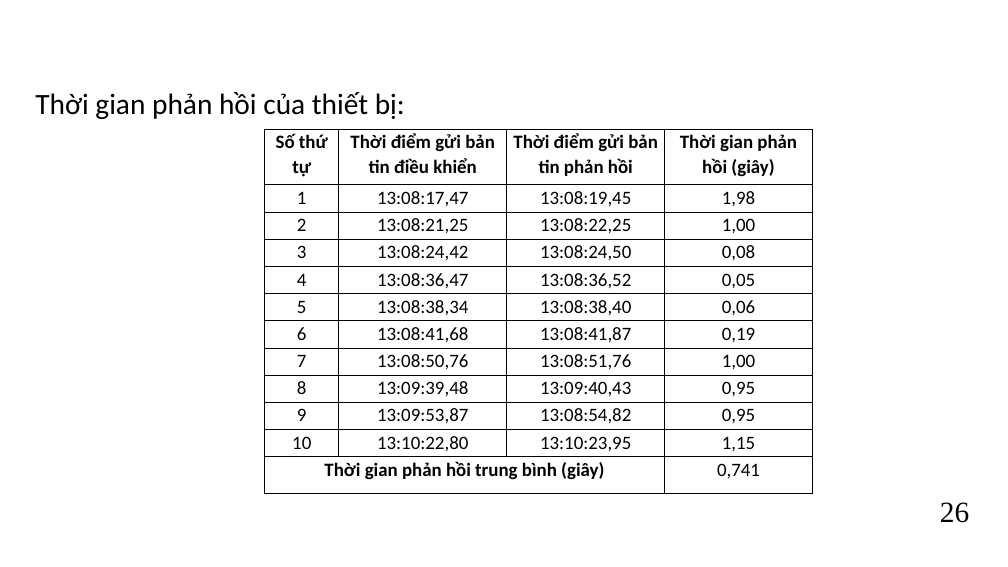
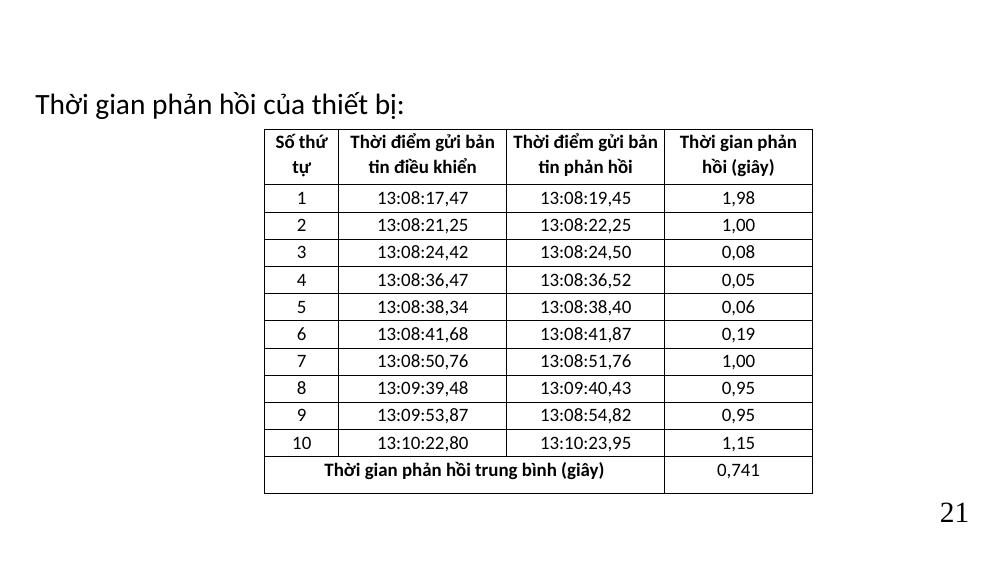
Before and after one commit to kurooroo/DATN, a slide deck: slide 24 of documents/Slide Đồ án tốt nghiệp_Nguyễn Tuấn Anh_REV3.pptx. Drawn at 1008x567 pixels with LibreOffice and Linux fonts; fonts in the diff are those of the drawing; background and template pictures are left out. Boxes give left, top, right and bottom in pixels: in the first picture for what was removed or moved away, otherwise in the second. Text is boxed around its words. In the diff, an @@ line names an element or a change of style, - is before the commit and + after.

```diff
--- a/documents/Slide Đồ án tốt nghiệp_Nguyễn Tuấn Anh_REV3.pptx
+++ b/documents/Slide Đồ án tốt nghiệp_Nguyễn Tuấn Anh_REV3.pptx
@@ text at (940, 502, 969, 522): text changed @@
-26
+21
```
Also in this commit, not shown: 13 other slides changed.
